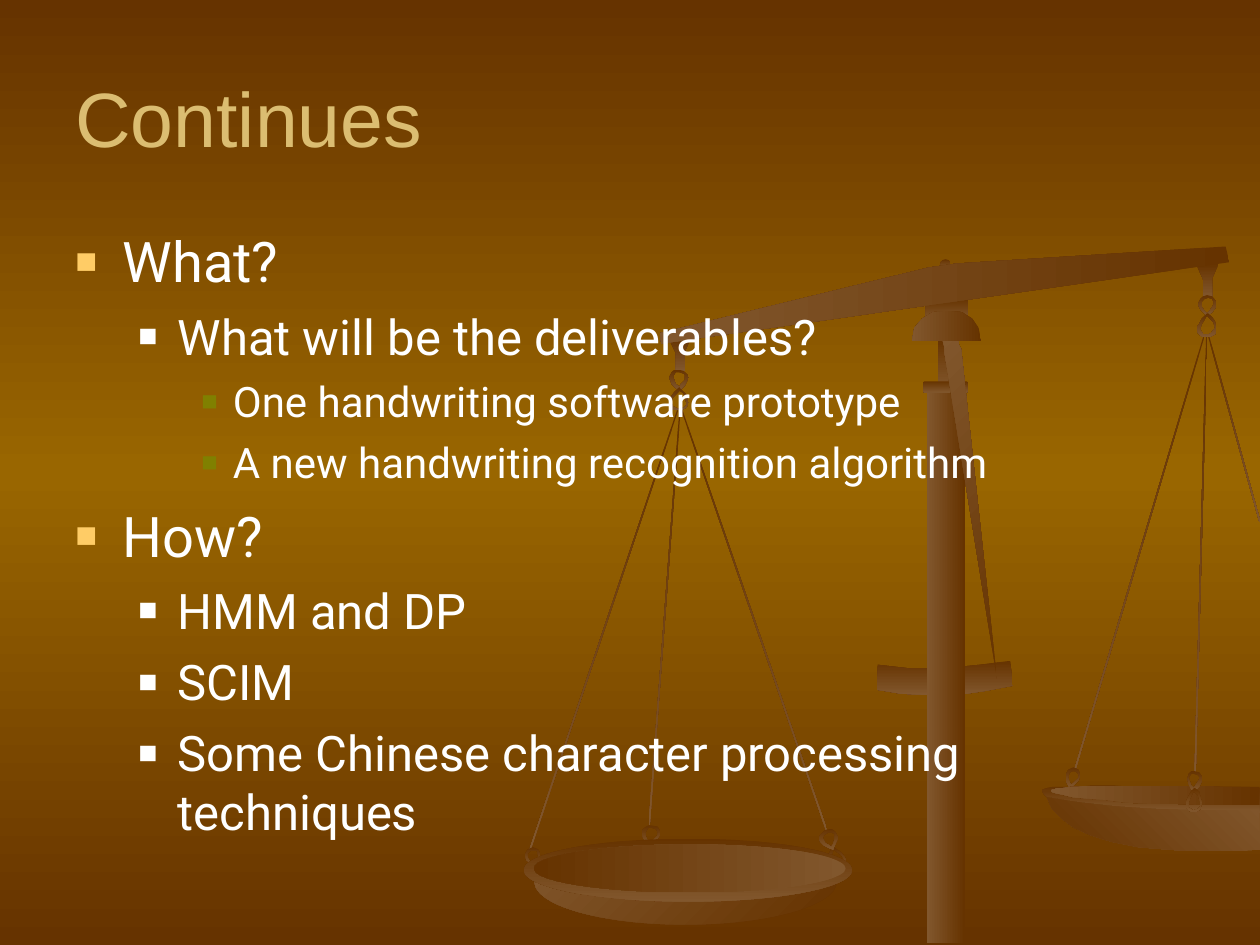
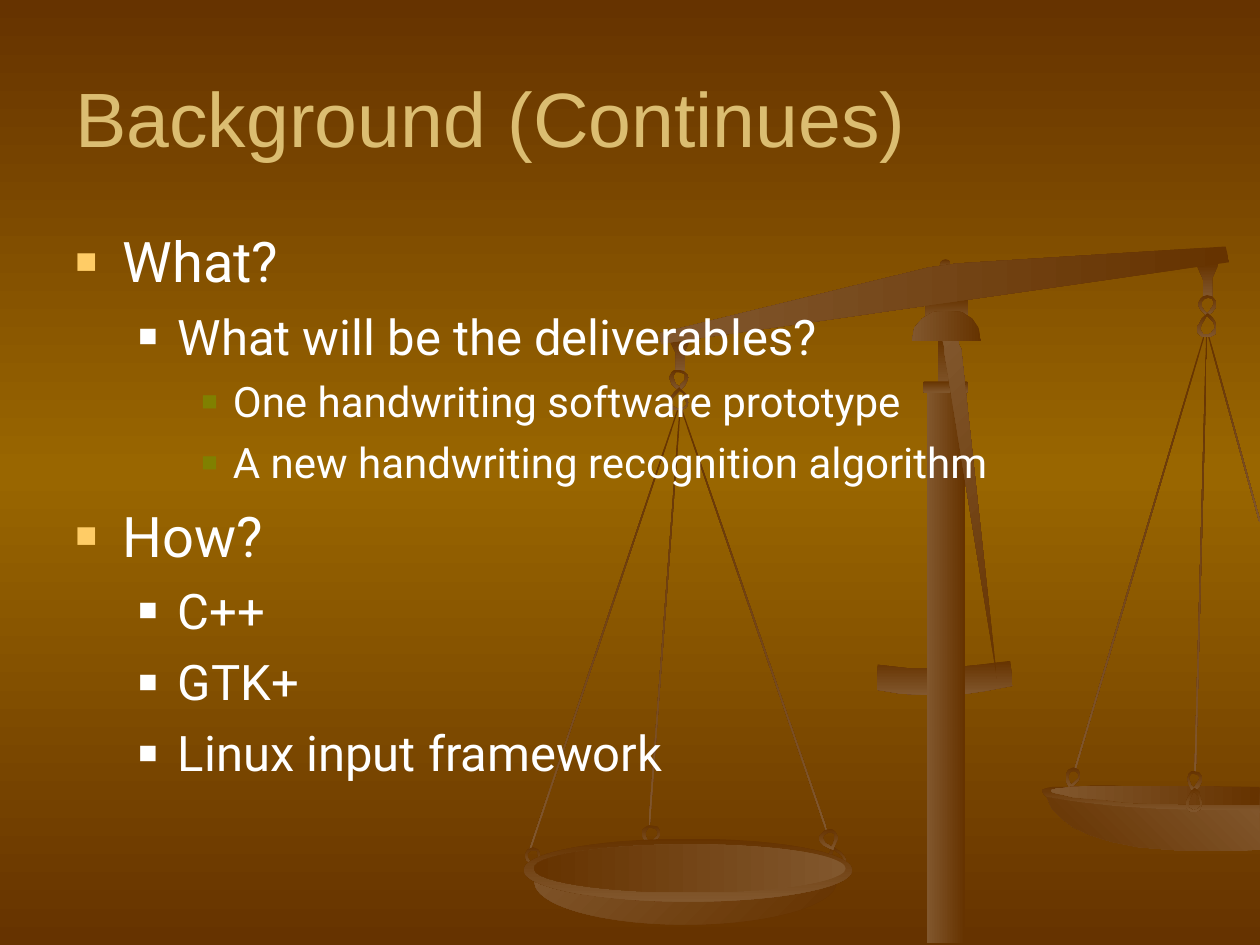
Before and after one commit to shaileshBhokare/honours, a slide deck: slide 4 of ITN100/Assignment/Presentation/presentation.ppt. Drawn at 1260x945 pixels with LibreOffice and Linux fonts; fonts in the diff are those of the drawing. Boxes give left, top, right and bottom in pixels: in the first picture for what was removed or moved away, otherwise in the second. Text is boxed around its words. In the diff, an @@ line names an element or a change of style, - is before the commit and + after.

```diff
--- a/ITN100/Assignment/Presentation/presentation.ppt
+++ b/ITN100/Assignment/Presentation/presentation.ppt
@@ title at box(75, 91, 905, 162): text changed @@
-Continues
+Background (Continues)
@@ text at box(178, 593, 662, 783): text changed @@
-  ■ HMM and DP
-  ■ SCIM
-  ■ Some Chinese character processing techniques
+  ■ C++
+  ■ GTK+
+  ■ Linux input framework
```
Also in this commit, not shown: 2 other slides changed, 1 slide added, 1 slide removed, 1 other file.
